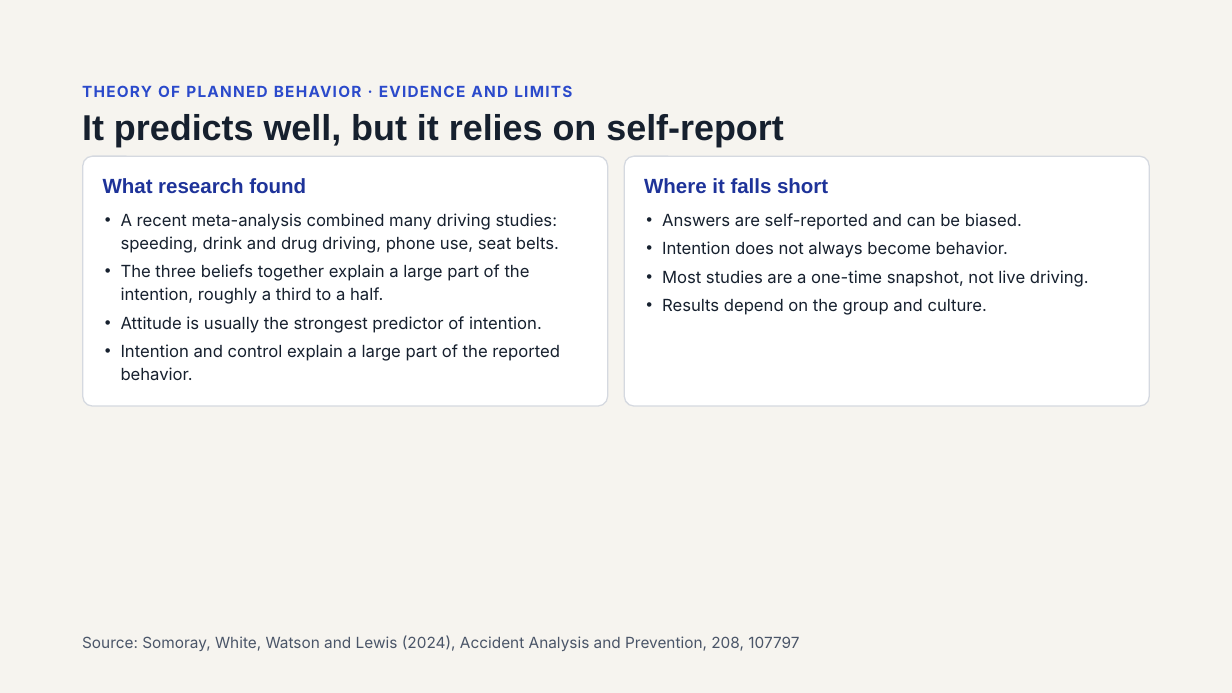
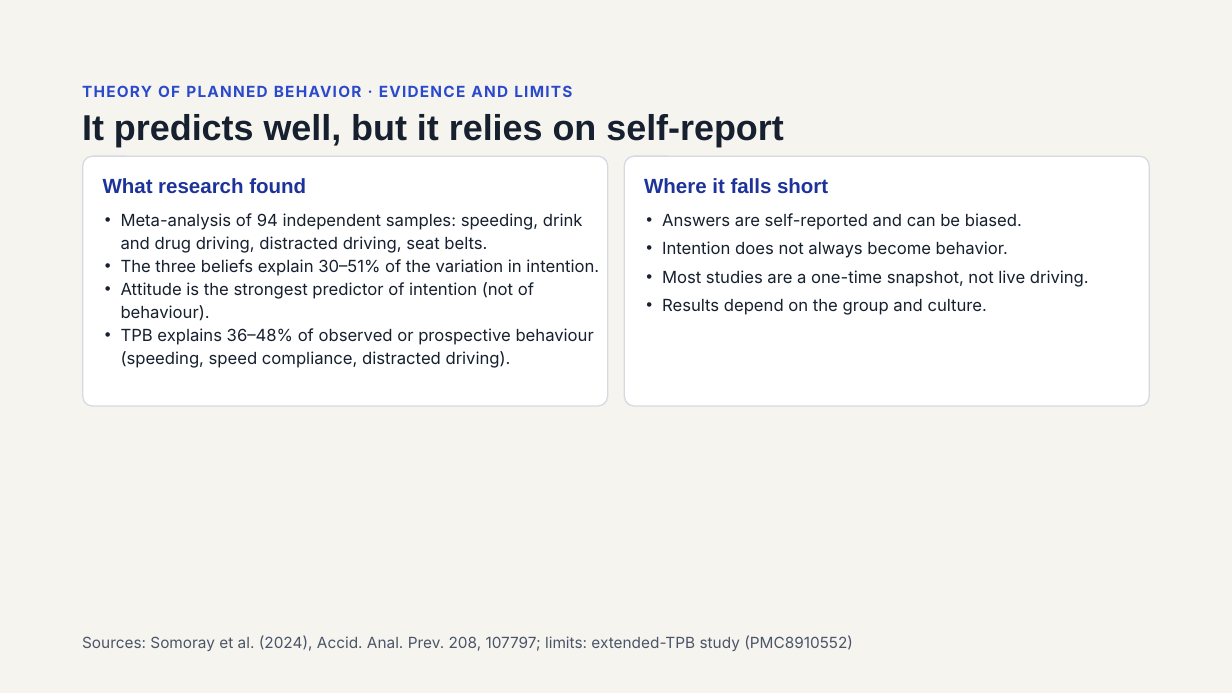
Before and after one commit to Osama-Gamil/Driver-Behaviour-PR, a slide deck: slide 19 of presentation/Driver_Safety_Project.pptx. Drawn at 1232x693 pixels with LibreOffice and Linux fonts; fonts in the diff are those of the drawing. Boxes give left, top, right and bottom in pixels: in the first picture for what was removed or moved away, otherwise in the second. Text is boxed around its words. In the diff, an @@ line names an element or a change of style, - is before the commit and + after.

```diff
--- a/presentation/Driver_Safety_Project.pptx
+++ b/presentation/Driver_Safety_Project.pptx
@@ text at (121, 213, 599, 368): text changed @@
-• A recent meta-analysis combined many driving studies: speeding, drink and drug driving, phone use, seat belts.
-• The three beliefs together explain a large part of the intention, roughly a third to a half.
-• Attitude is usually the strongest predictor of intention.
-• Intention and control explain a large part of the reported behavior.
+• Meta-analysis of 94 independent samples: speeding, drink and drug driving, distracted driving, seat belts.
+• The three beliefs explain 30–51% of the variation in intention.
+• Attitude is the strongest predictor of intention (not of behaviour).
+• TPB explains 36–48% of observed or prospective behaviour (speeding, speed compliance, distracted driving).
@@ text at (82, 635, 853, 651): text changed @@
-Source: Somoray, White, Watson and Lewis (2024), Accident Analysis and Prevention, 208, 107797
+Sources: Somoray et al. (2024), Accid. Anal. Prev. 208, 107797; limits: extended-TPB study (PMC8910552)
```
Also in this commit, not shown: 1 other slide changed, 2 slides removed.
